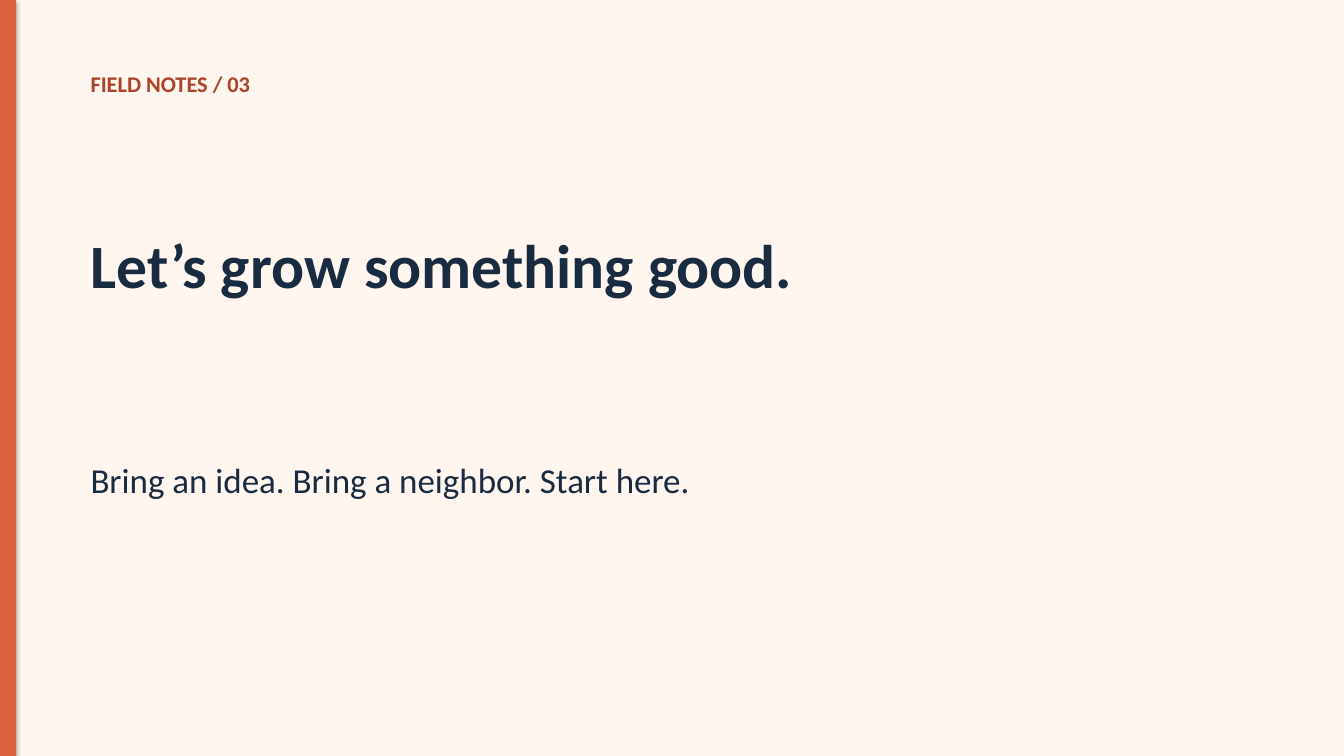
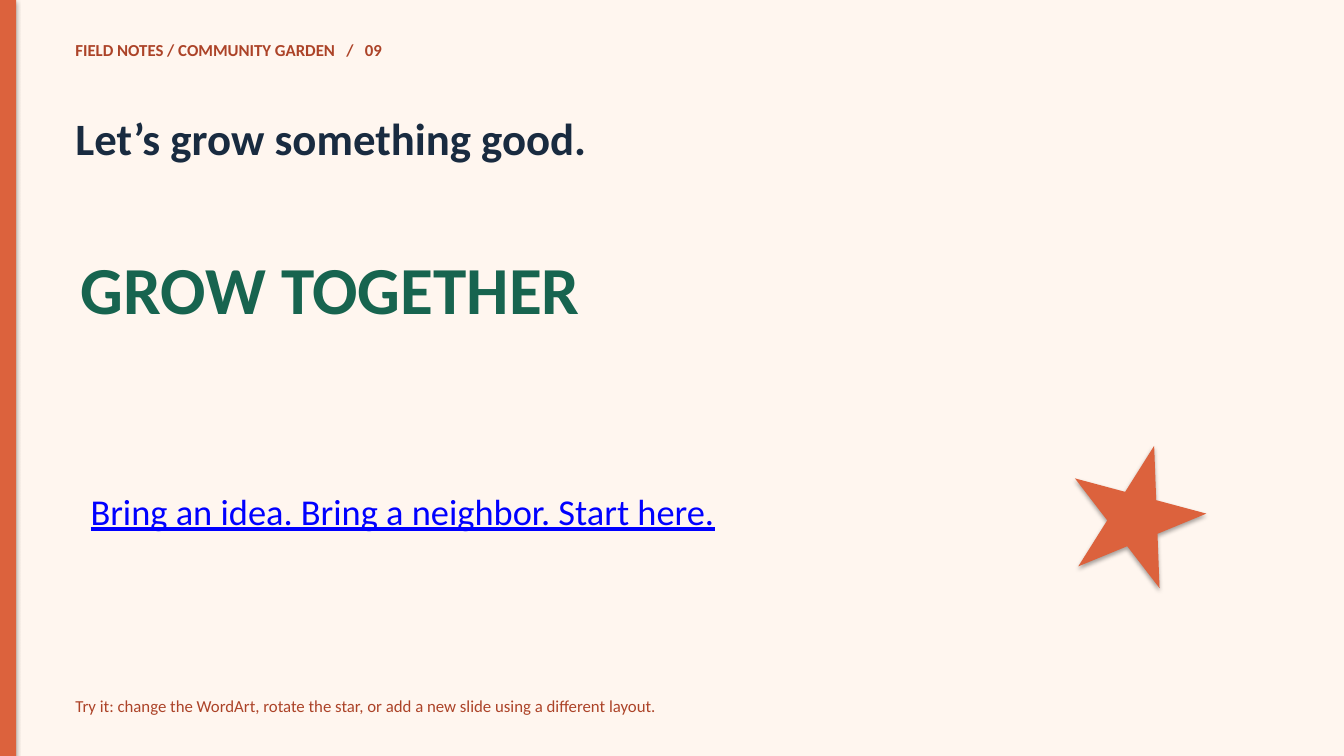
Before and after one commit to starling-build/slides, a slide deck: slide 9 of examples/garden-presentation.pptx (slide 4 before the commit). Drawn at 1344x756 pixels with LibreOffice and Linux fonts; fonts in the diff are those of the drawing. Boxes give left, top, right and bottom in pixels: in the first picture for what was removed or moved away, otherwise in the second. Text is boxed around its words. In the diff, an @@ line names an element or a change of style, - is before the commit and + after.

```diff
--- a/examples/garden-presentation.pptx
+++ b/examples/garden-presentation.pptx
@@ text at box(75, 45, 382, 56): text changed; size 16 to 12 pt @@
-FIELD NOTES / 03
+FIELD NOTES / COMMUNITY GARDEN / 09
@@ text "Let’s grow something good.": place and size @@
-text "Let’s grow something good." at box(91, 243, 792, 299)
+text "Let’s grow something good." at box(75, 122, 586, 163)
@@ text "Let’s grow something good." at box(75, 122, 586, 163): size 44 to 32 pt @@
@@ text added at box(80, 270, 579, 315), 48 pt, text #17644F, bold @@
+GROW TOGETHER
@@ star added at box(1053, 428, 1220, 595), fill #DC623D @@
@@ text "Bring an idea. Bring a ...": place and size @@
-text "Bring an idea. Bring a ..." at box(91, 468, 690, 499)
+text "Bring an idea. Bring a ..." at box(91, 499, 714, 532)
@@ text "Bring an idea. Bring a ..." at box(91, 499, 714, 532): size 25 to 26 pt, text colour #192B40 to #0000FF, underline on @@
@@ text added at box(75, 700, 655, 715), 12 pt, text #AC4328 @@
+Try it: change the WordArt, rotate the star, or add a new slide using a different layout.
```
Also in this commit, not shown: 3 other slides changed, 5 slides added, 1 other file.
